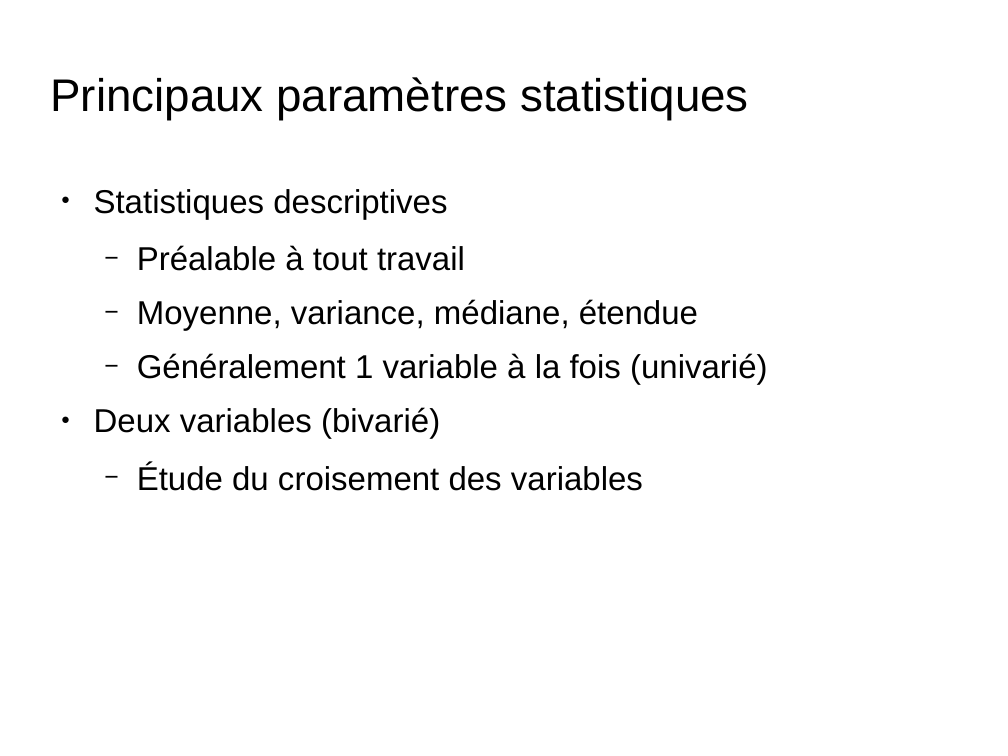
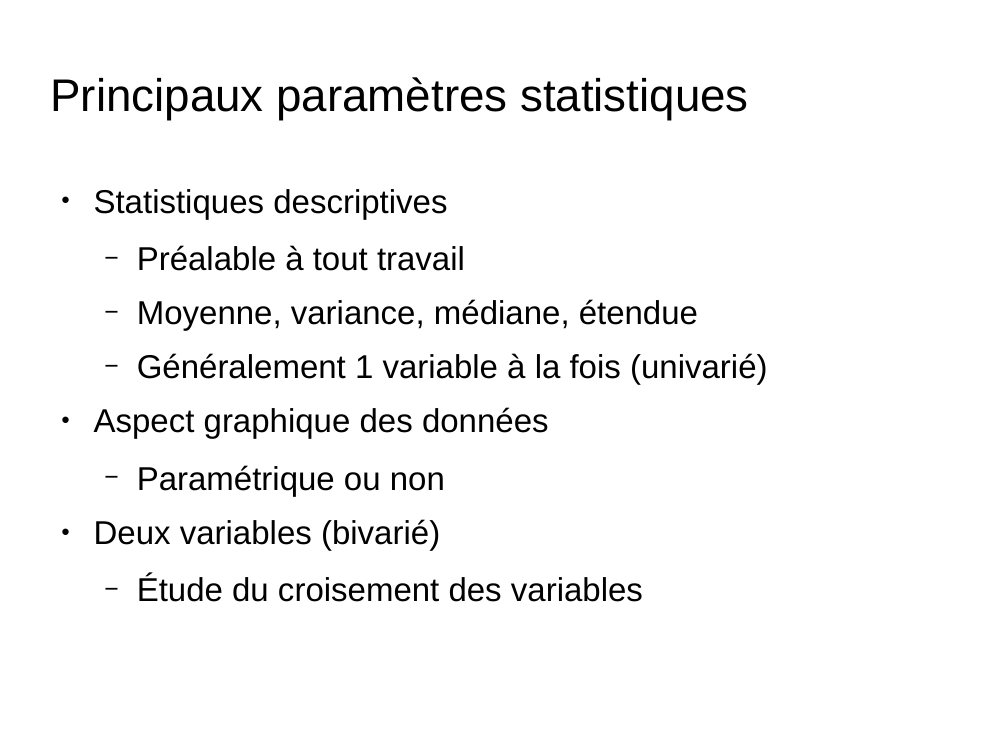
Before and after one commit to jcrb/Cours-Stat, a slide deck: slide 39 of IFSI/stat_et_ IFSI.odp (slide 38 before the commit). Drawn at 1008x756 pixels with LibreOffice and Linux fonts; fonts in the diff are those of the drawing; background and template pictures are left out. Boxes give left, top, right and bottom in pixels: in the first picture for what was removed or moved away, otherwise in the second. Text is boxed around its words. In the diff, an @@ line names an element or a change of style, - is before the commit and + after.

```diff
--- a/IFSI/stat_et_ IFSI.odp
+++ b/IFSI/stat_et_ IFSI.odp
@@ text at (94,407,549,496): paragraphs added @@
+● Aspect graphique des données
+  − Paramétrique ou non
```
Also in this commit, not shown: 4 other slides changed, 3 slides added, 10 other files.
